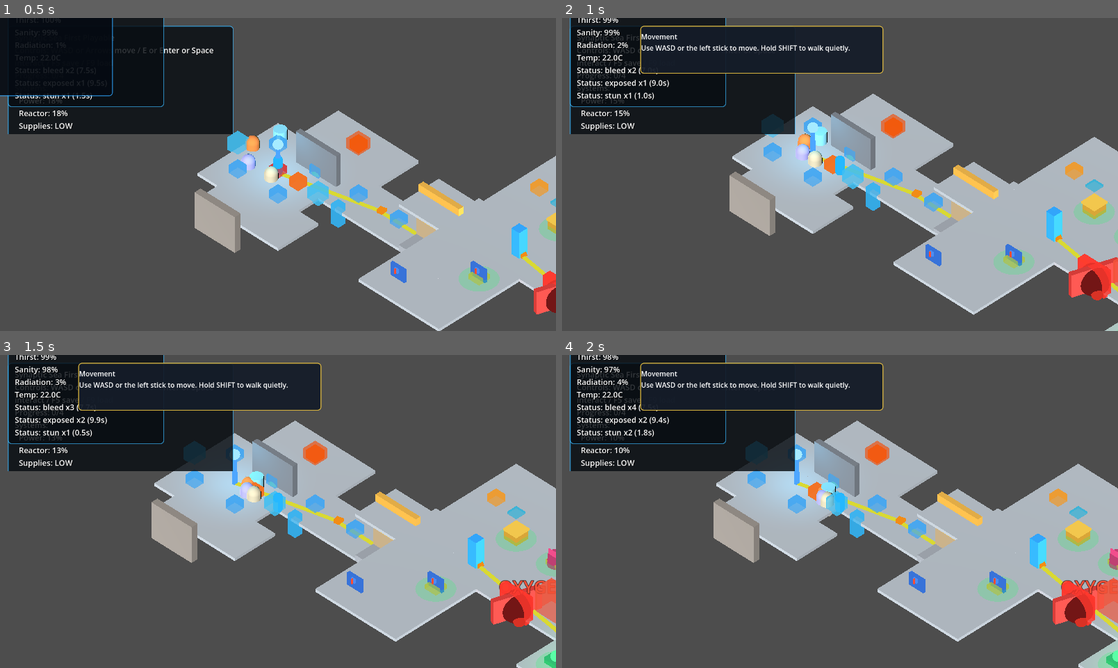
Above: before the commit, frames 1-4 (two rows, left to right).
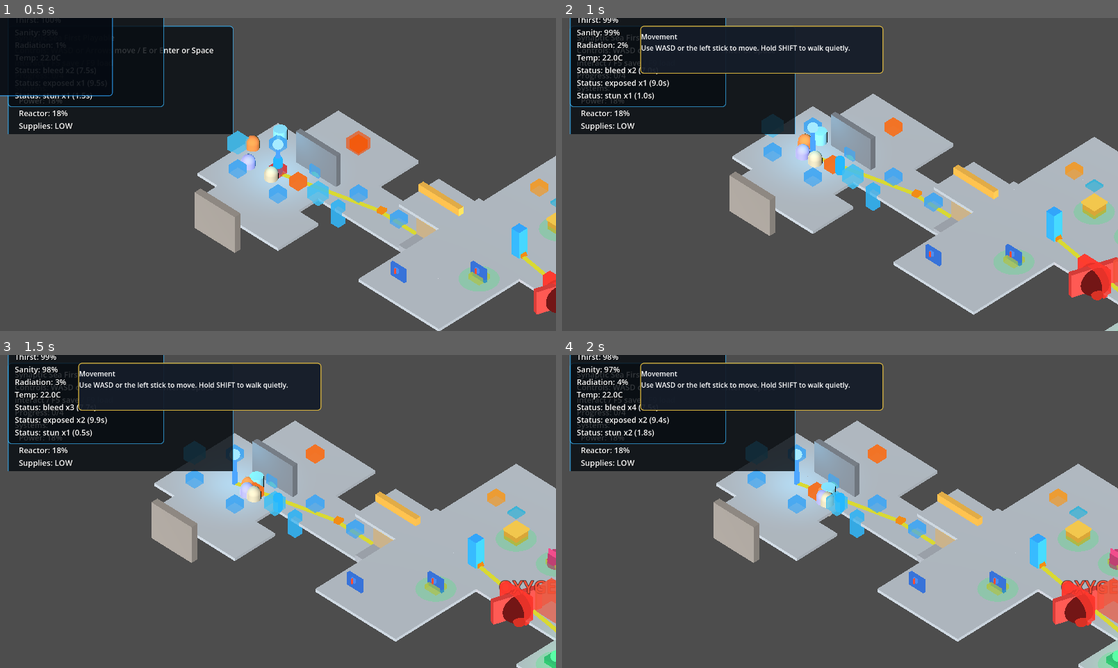
Above: after the commit, the same moments.

Repository: 9thLevelSoftware/the-synaptic-sea
Game: Godot game, scene res://scenes/main.tscn
Same seed, same stepped clock (60 frames per second), same inputs: the game is played once before the commit and once after it.
Inputs (mouse positions are in pixels of both pictures, inside the frame that each line leads up to):
- Up to frame 1 (0.5 s): no input
- Up to frame 2 (1 s): tap Enter (ui_accept) at 0.5, 0.77 s; move the mouse to (962, 158) at 0.52 s; hold D (move_right) from 0.53 s (still down); hold F (attack_primary) from 0.53 s (still down); click (962, 158) at 0.67 s
- Up to frame 3 (1.5 s): release D (move_right) at 1.25 s; release F (attack_primary) at 1.25 s; drag from (166, 527) to (250, 574) at 1.27 s
- Up to frame 4 (2 s): no input

Frame 1 is identical in both runs. In frame 2, 0.3% of the frame differs, in the area x 9-94%, y 25-52%; in frame 3, 0.3%; in frame 4, 0.3%.

Commit message:
fix(power): remove orphaned shields power-allocation channel
shield_state was deleted in M7-A but "shields" remained in
DEFAULT_SUBSYSTEM_ORDER and power_budget_tables.json, silently
consuming 18 of 100 supply units for a non-existent subsystem.

- Remove "shields" from DEFAULT_SUBSYSTEM_ORDER in power_grid_state.gd
- Remove shields entries from subsystem_order and baseline_demand_units
  in data/ship_systems/power_budget_tables.json
- Update power_grid_state_smoke.gd to match (shield entries removed;
  overload and round-trip assertions still hold with 5-subsystem config)
- Update system_completion_audit.md: shield row and M7 gap list note
  the orphan channel is removed and the 18-unit slot is reclaimed

Smokes: POWER GRID STATE PASS, MAIN PLAYABLE SHIP SYSTEMS PASS power_pct=100

Co-Authored-By: Claude Opus 4.8 <noreply@anthropic.com>
Claude-Session: https://claude.ai/code/session_012rncQ3JTUdorqXH1b4eQNY

Diff:
--- a/data/ship_systems/power_budget_tables.json
+++ b/data/ship_systems/power_budget_tables.json
@@ -1,11 +1,10 @@
 {
   "total_supply_units": 100.0,
   "min_operational_ratio": 0.5,
-  "subsystem_order": ["life_support", "propulsion", "shields", "stations", "lights", "sustenance"],
+  "subsystem_order": ["life_support", "propulsion", "stations", "lights", "sustenance"],
   "baseline_demand_units": {
     "life_support": 22.0,
     "propulsion": 30.0,
-    "shields": 18.0,
     "stations": 12.0,
     "lights": 8.0,
     "sustenance": 10.0
--- a/scripts/systems/power_grid_state.gd
+++ b/scripts/systems/power_grid_state.gd
@@ -4,7 +4,6 @@
 const DEFAULT_SUBSYSTEM_ORDER: Array[String] = [
 	"life_support",
 	"propulsion",
-	"shields",
 	"stations",
 	"lights",
 	"sustenance",
--- a/scripts/validation/power_grid_state_smoke.gd
+++ b/scripts/validation/power_grid_state_smoke.gd
@@ -7,11 +7,10 @@
 	grid.configure({
 		"total_supply_units": 100.0,
 		"min_operational_ratio": 0.5,
-		"subsystem_order": ["life_support", "propulsion", "shields", "stations", "lights", "sustenance"],
+		"subsystem_order": ["life_support", "propulsion", "stations", "lights", "sustenance"],
 		"baseline_demand_units": {
 			"life_support": 22.0,
 			"propulsion": 30.0,
-			"shields": 18.0,
 			"stations": 12.0,
 			"lights": 8.0,
 			"sustenance": 10.0
@@ -36,11 +35,10 @@
 	restored.configure({
 		"total_supply_units": 100.0,
 		"min_operational_ratio": 0.5,
-		"subsystem_order": ["life_support", "propulsion", "shields", "stations", "lights", "sustenance"],
+		"subsystem_order": ["life_support", "propulsion", "stations", "lights", "sustenance"],
 		"baseline_demand_units": {
 			"life_support": 22.0,
 			"propulsion": 30.0,
-			"shields": 18.0,
 			"stations": 12.0,
 			"lights": 8.0,
 			"sustenance": 10.0
Not shown, changed: docs/game/system_completion_audit.md
